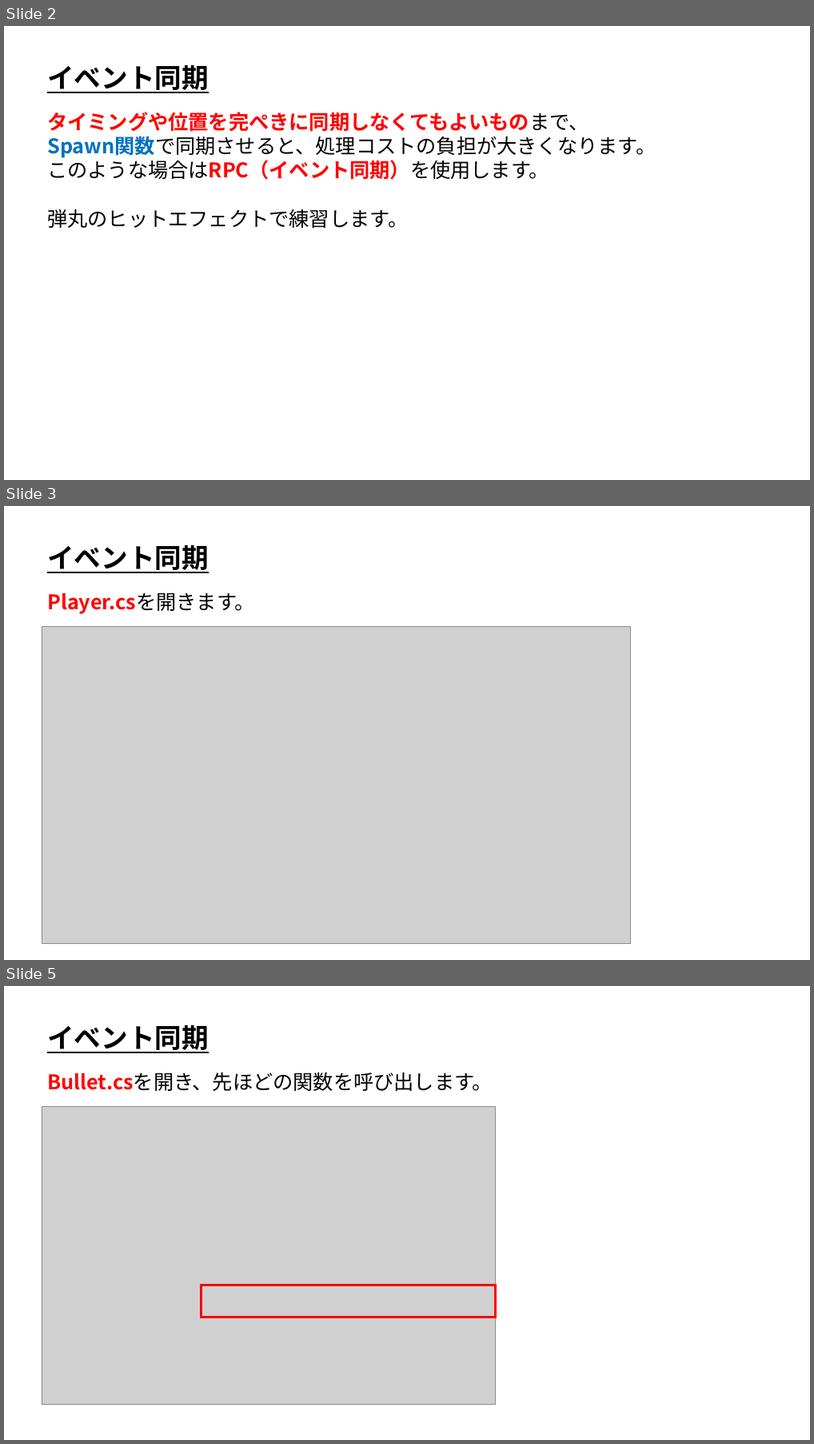
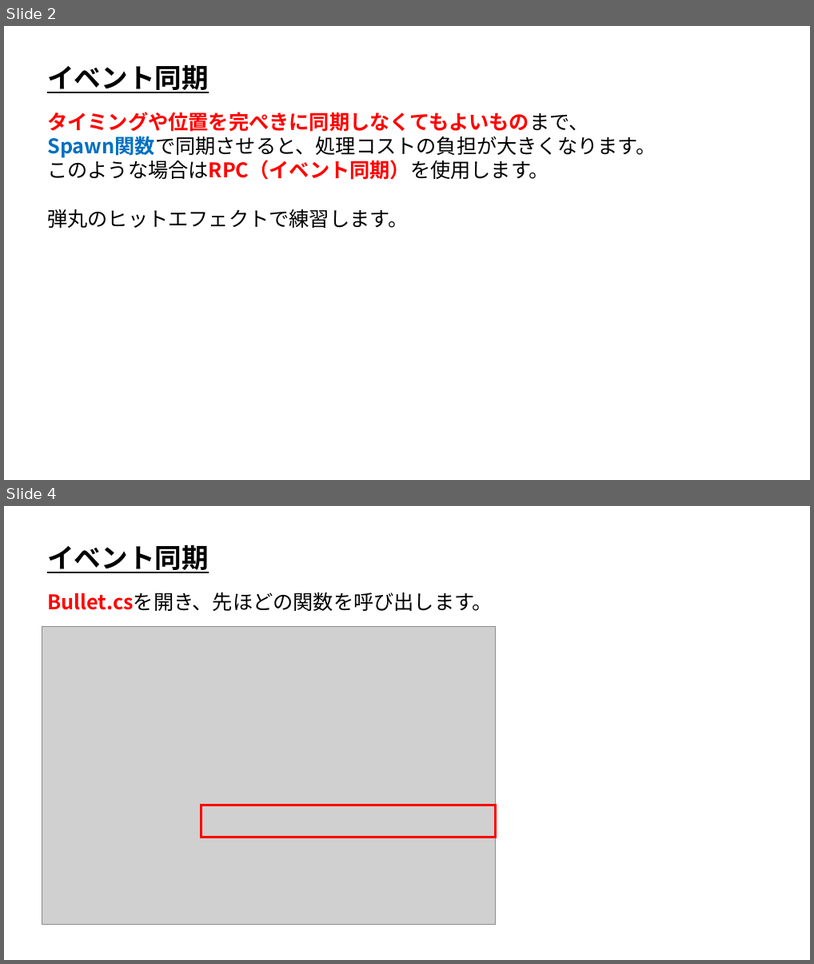
Before and after one commit to ArakiYusuke-Ohara/Textbook, a slide deck: ゲーム科3年/00_前期/オンラインゲームプログラミングⅡ/07_イベント同期.pptx. Shown one above the other, each under a label of ours: slides 2, 3 and 5 before the commit, slides 2 and 4 after it; the slides between them are not shown. The pictures are 814x1444 and 814x964 pixels, drawn with LibreOffice and Linux fonts; fonts in the diff are those of the drawing; grey boxes stand for pictures. Boxes give left, top, right and bottom in pixels: in the first picture for what was removed or moved away, otherwise in the second. Text is boxed around its words. In the diff, an @@ line names an element or a change of style, - is before the commit and + after.

```diff
--- a/ゲーム科3年/00_前期/オンラインゲームプログラミングⅡ/07_イベント同期.pptx
+++ b/ゲーム科3年/00_前期/オンラインゲームプログラミングⅡ/07_イベント同期.pptx
@@ slide 3 removed at bbox=[4, 506, 810, 960], background #FFFFFF @@
@@ text removed at bbox=[47, 545, 209, 573] @@
-イベント同期
@@ text removed at bbox=[47, 593, 255, 614] @@
-Player.csを開きます。
@@ picture removed at bbox=[42, 626, 630, 944] @@
@@ what was slide 5 is now slide 4 @@
```
Also in this commit, not shown: 1 slide changed, 5 slides added.
